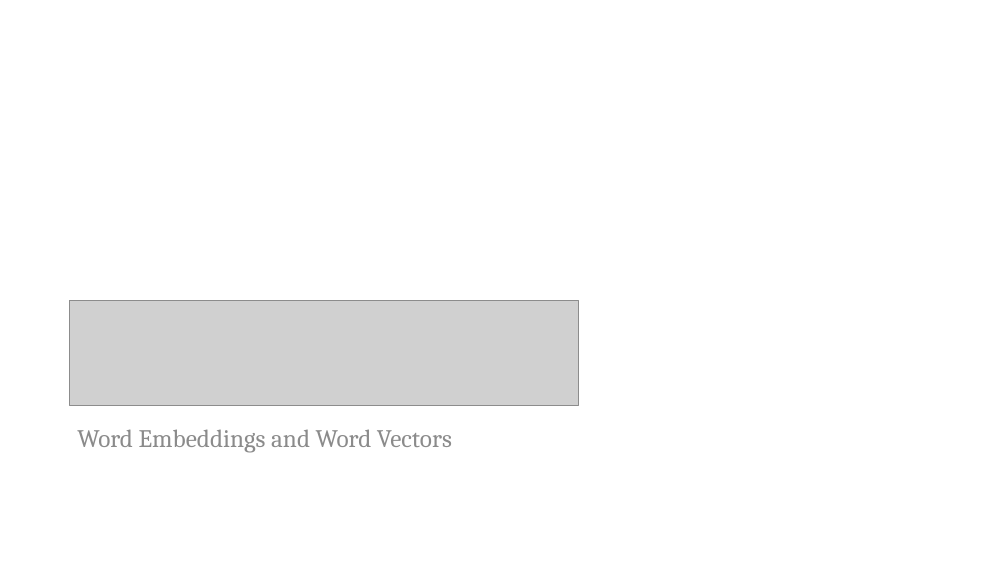
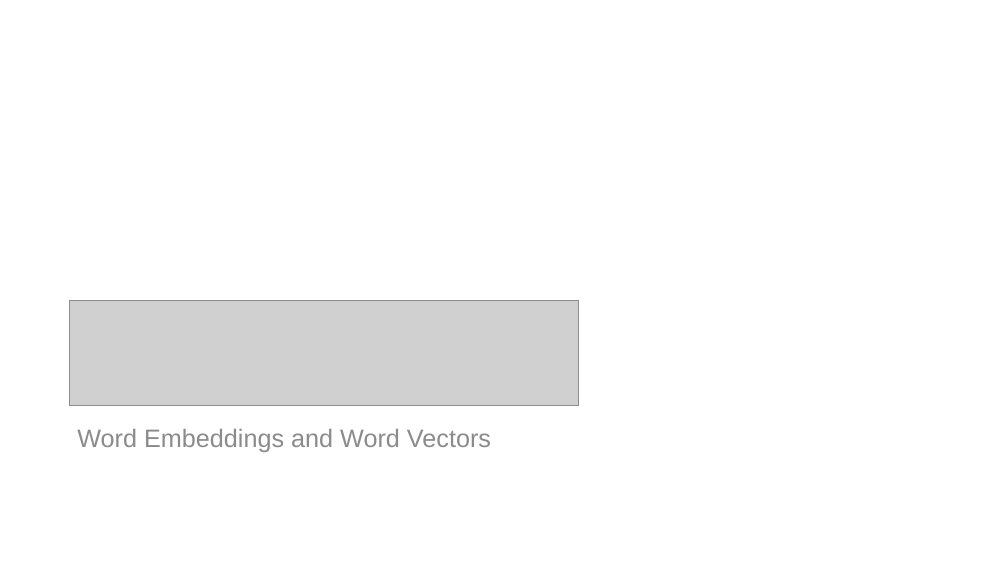
Before and after one commit to PracticumAI/nlp, a slide deck: slide 1 of presentations/02_word_vectors.pptx. Drawn at 1008x567 pixels with LibreOffice and Linux fonts; fonts in the diff are those of the drawing; grey boxes stand for pictures. Boxes give left, top, right and bottom in pixels: in the first picture for what was removed or moved away, otherwise in the second. Text is boxed around its words. In the diff, an @@ line names an element or a change of style, - is before the commit and + after.

```diff
--- a/presentations/02_word_vectors.pptx
+++ b/presentations/02_word_vectors.pptx
@@ text "Word Embeddings and Word Vectors" at <box>77,429,491,452</box>: font Cambria to Arial @@
```
Also in this commit, not shown: 1 other slide changed, 1 other file.
